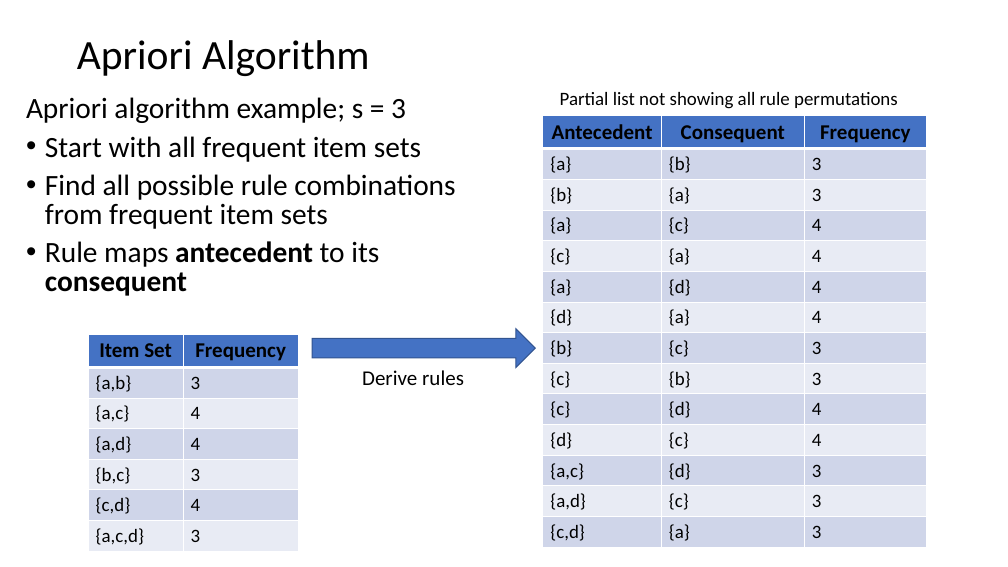
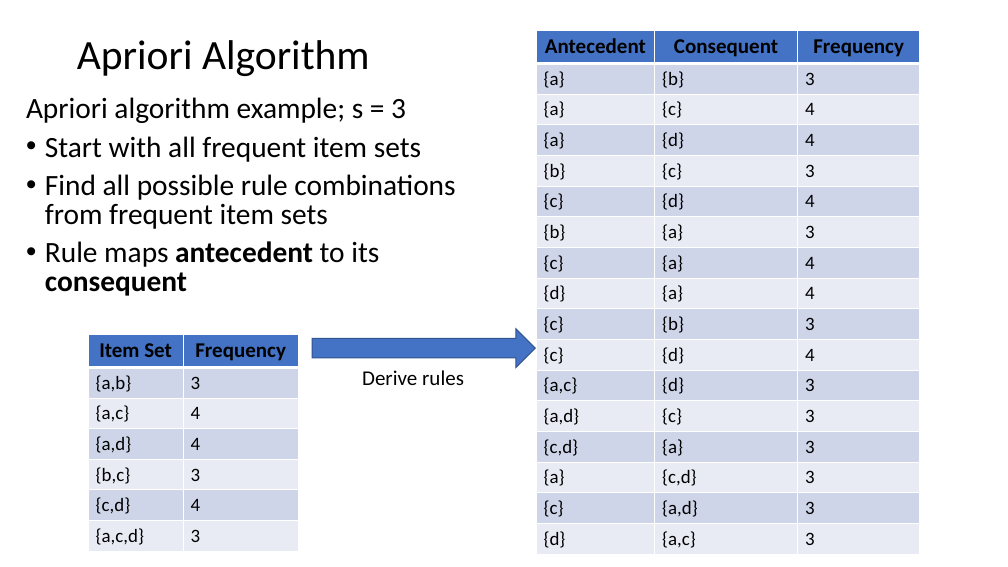
Before and after one commit to StephenElston/CSCI-E-108, a slide deck: slide 16 of slides/13_AssociationsFrequentItems.pptx. Drawn at 1008x567 pixels with LibreOffice and Linux fonts; fonts in the diff are those of the drawing. Boxes give left, top, right and bottom in pixels: in the first picture for what was removed or moved away, otherwise in the second. Text is boxed around its words. In the diff, an @@ line names an element or a change of style, - is before the commit and + after.

```diff
--- a/slides/13_AssociationsFrequentItems.pptx
+++ b/slides/13_AssociationsFrequentItems.pptx
@@ table at [536, 30, 920, 554] @@
+row 3: {a} | {c} | 4
+row 4: {a} | {d} | 4
+row 5: {b} | {c} | 3
+row 6: {c} | {d} | 4
-row 4: {a} | {c} | 4
-row 6: {a} | {d} | 4
-row 8: {b} | {c} | 3
-row 11: {d} | {c} | 4
+row 15: {a} | {c,d} | 3
+row 16: {c} | {a,d} | 3
+row 17: {d} | {a,c} | 3
@@ table: place and size @@
-table at [543, 116, 927, 547]
+table at [536, 30, 920, 554]
@@ text removed at [560, 92, 898, 109] @@
-Partial list not showing all rule permutations
```
Also in this commit, not shown: 8 other slides changed.
